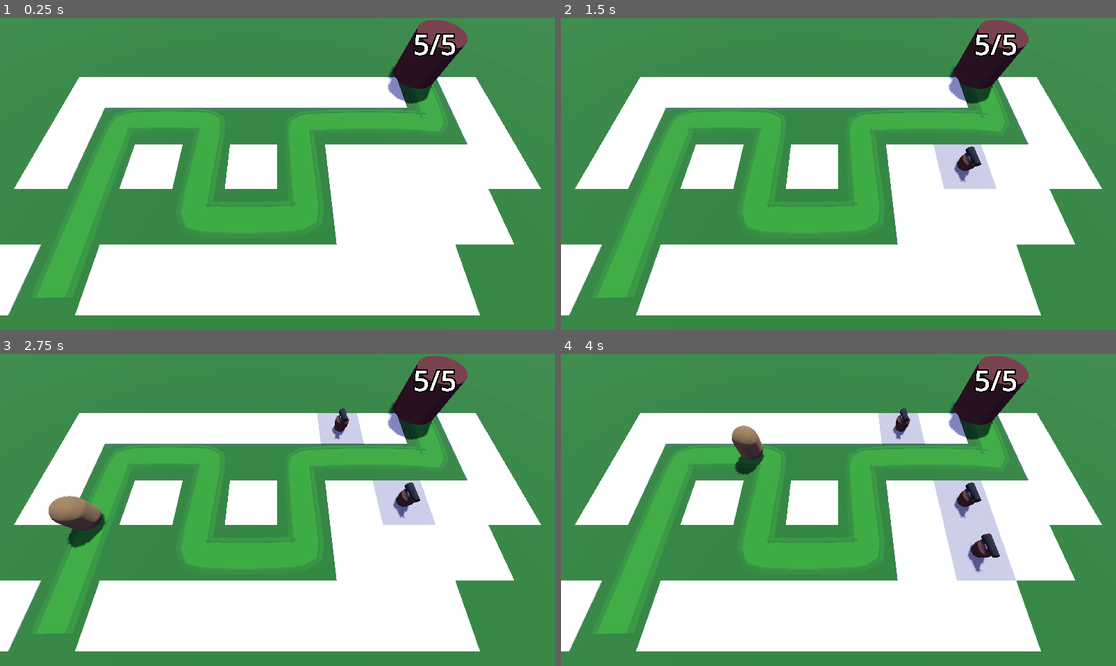
Above: before the commit, frames 1-4 (two rows, left to right).
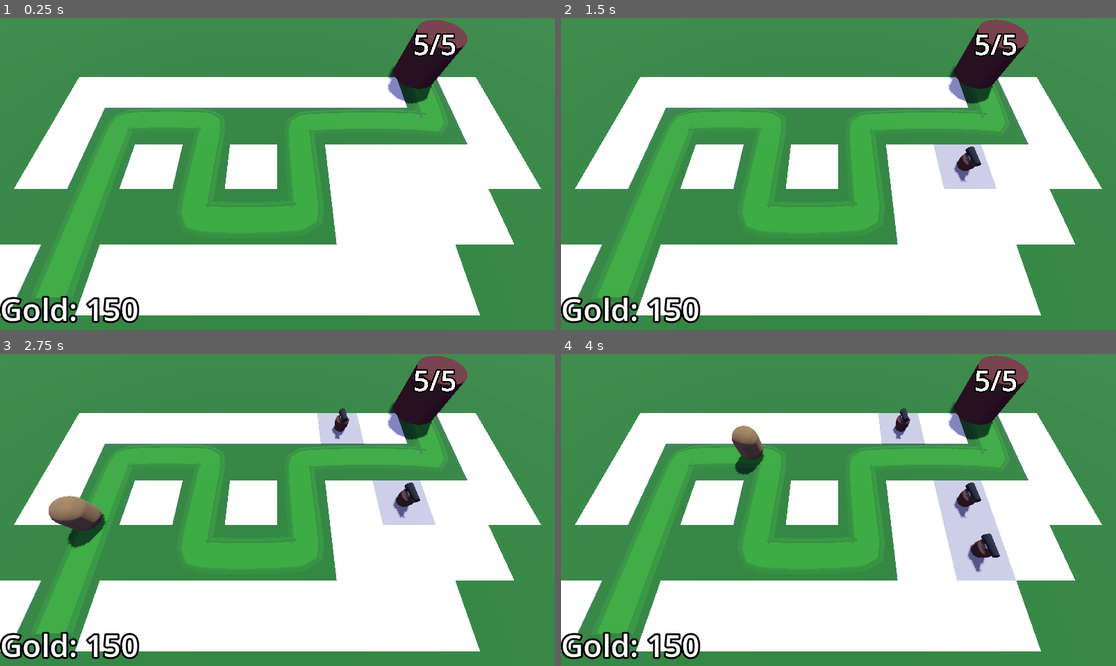
Above: after the commit, the same moments.

Repository: fbcs-hailey/Barbarian_blaster2
Game: Godot game, scene res://Base/base.tscn
Same seed, same stepped clock (60 frames per second), same inputs: the game is played once before the commit and once after it.
Inputs (mouse positions are in pixels of both pictures, inside the frame that each line leads up to):
- Up to frame 1 (0.25 s): no input
- Up to frame 2 (1.5 s): tap Enter at 0.5 s; move the mouse to (960, 158) at 0.52 s; click (960, 158) at 0.6 s; tap Space at 1.25 s; move the mouse to (727, 189) at 1.27 s; click (727, 189) at 1.35 s
- Up to frame 3 (2.75 s): tap Enter at 2 s; move the mouse to (333, 441) at 2.02 s; click (333, 441) at 2.1 s
- Up to frame 4 (4 s): move the mouse to (810, 572) at 2.77 s; click (810, 572) at 2.85 s; move the mouse to (1005, 556) at 3.52 s; click (1005, 556) at 3.6 s

The runs differ from the first frame. In frame 1, 1.3% of the frame differs, in the area x 0-26%, y 89-98%; in frame 2, 1.3%; in frame 3, 1.3%; in frame 4, 1.3%.

Commit message:
add gold

Diff:
--- /dev/null
+++ b/Base/bank.gd
@@ -0,0 +1,12 @@
+extends MarginContainer
+
+@export var starting_gold:=150
+@onready var label: Label = $Label
+
+var gold:int:
+	set(new_gold):
+		gold=max(0,new_gold)
+		label.text="Gold: "+str(gold)
+
+func _ready() -> void:
+	gold=starting_gold
--- a/Base/base.tscn
+++ b/Base/base.tscn
@@ -7,6 +7,7 @@
 [ext_resource type="PackedScene" uid="uid://cxk5grgwcrjno" path="res://home/home.tscn" id="3_ws5nf"]
 [ext_resource type="Script" uid="uid://csbwa2dq34tq7" path="res://Turret/turret_manager.gd" id="5_8k6vf"]
 [ext_resource type="PackedScene" uid="uid://t4ft8hd3vqp6" path="res://Turret/turret.tscn" id="6_77ap6"]
+[ext_resource type="Script" uid="uid://dvsvpp646ry7e" path="res://Base/bank.gd" id="8_1qkdb"]
 
 [sub_resource type="ProceduralSkyMaterial" id="ProceduralSkyMaterial_cbgtc"]
 sky_top_color = Color(0.46439886, 0.474028, 0.88588184, 1)
@@ -41,6 +42,11 @@
 
 [sub_resource type="StandardMaterial3D" id="StandardMaterial3D_ws5nf"]
 albedo_color = Color(0.05490196, 0.27450982, 0, 1)
+
+[sub_resource type="LabelSettings" id="LabelSettings_77y2d"]
+font_size = 64
+outline_size = 16
+outline_color = Color(0, 0, 0, 1)
 
 [node name="Base" type="Node3D"]
 
@@ -131,4 +137,22 @@
 enemy_path = NodePath("../EnemyPath")
 turret = ExtResource("6_77ap6")
 
+[node name="Bank" type="MarginContainer" parent="."]
+anchors_preset = 15
+anchor_right = 1.0
+anchor_bottom = 1.0
+grow_horizontal = 2
+grow_vertical = 2
+size_flags_horizontal = 0
+size_flags_vertical = 8
+mouse_filter = 2
+script = ExtResource("8_1qkdb")
+
+[node name="Label" type="Label" parent="Bank"]
+layout_mode = 2
+size_flags_horizontal = 0
+size_flags_vertical = 8
+text = "Gold: 150"
+label_settings = SubResource("LabelSettings_77y2d")
+
 [connection signal="timeout" from="EnemyPath/Timer" to="EnemyPath" method="_on_timer_timeout"]
Not shown, added: Base/bank.gd.uid
Not shown: 1 places in Base/base.tscn that only renumber resources
